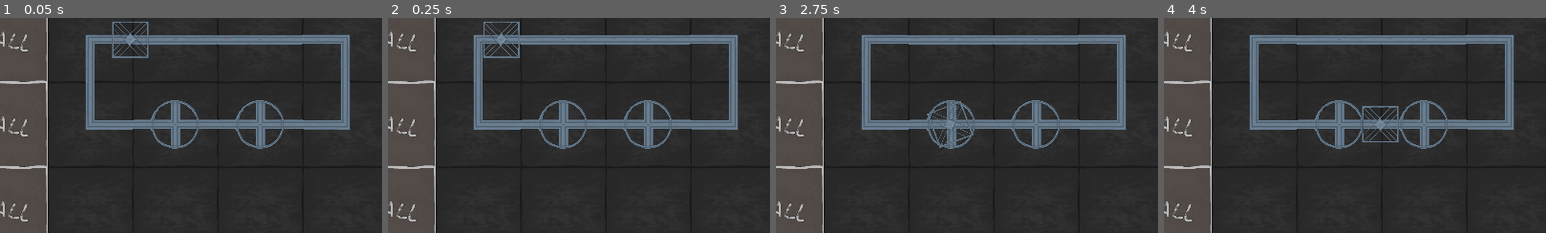
Above: before the commit, frames 1-4 (left to right).
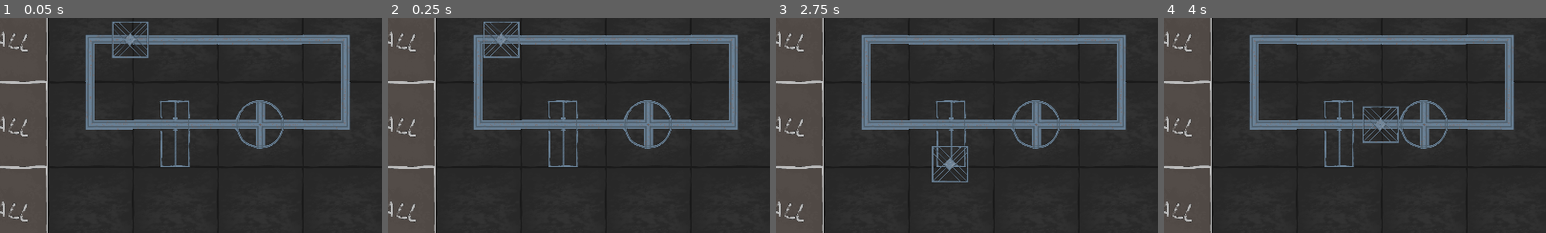
Above: after the commit, the same moments.

Repository: BoringStudio/ldjam54
Game: Godot game, scene res://main.tscn
Two runs of this game, one before a commit and one after it. Both use one fixed random seed, a clock stepped at 60 frames per second and the inputs below.
Inputs:
- Up to frame 1 (0.05 s): no input
- Up to frame 2 (0.25 s): no input
- Up to frame 3 (2.75 s): no input
- Up to frame 4 (4 s): no input
The pictures show only the part of the screen within x 22-72%, y 15-65%; the shares and areas given below are measured in that part.

The runs differ from the first frame. In frame 1, 1.0% of the frame differs, in the area x 39-52%, y 38-70%; in frame 2, 1.0%; in frame 3, 1.7%, in the area x 39-52%, y 38-77%; in frame 4, 1.4%.

Commit message:
Shift platform

Diff:
--- a/prefabs/building_area/building_area.gd
+++ b/prefabs/building_area/building_area.gd
@@ -22,7 +22,7 @@
 
 	_spawn_cell(Vector2i(0, 0), Conveyor.Item.TurnLeft, Conveyor.DIR_LEFT)
 	_spawn_cell(Vector2i(0, 1), Conveyor.Item.TurnLeft, Conveyor.DIR_DOWN)
-	_spawn_cell(Vector2i(1, 1), Conveyor.Item.RotateLeft, Conveyor.DIR_RIGHT)
+	_spawn_cell(Vector2i(1, 1), Conveyor.Item.PushRight, Conveyor.DIR_RIGHT)
 	_spawn_cell(Vector2i(2, 1), Conveyor.Item.RotateRight, Conveyor.DIR_RIGHT)
 	_spawn_cell(Vector2i(3, 1), Conveyor.Item.TurnLeft, Conveyor.DIR_RIGHT)
 	_spawn_cell(Vector2i(3, 0), Conveyor.Item.TurnLeft, Conveyor.DIR_UP)
--- a/prefabs/conveyor/conveyor.gd
+++ b/prefabs/conveyor/conveyor.gd
@@ -23,8 +23,8 @@
 	TurnRight,
 	RotateLeft,
 	RotateRight,
-	# PushRight,
-	# PushLeft,
+	PushRight,
+	PushLeft,
 	# Semaphore,
 }
 
@@ -51,7 +51,7 @@
 func next_tick() -> bool:
 	_tick += 1
 	match ty:
-		Item.RotateLeft, Item.RotateRight:
+		Item.RotateLeft, Item.RotateRight, Item.PushLeft, Item.PushRight:
 			return _tick < 2
 		_:
 			return _tick < 1
@@ -69,6 +69,10 @@
 			_do_move_rotate(tick_time, platform, false)
 		Item.RotateRight:
 			_do_move_rotate(tick_time, platform, true)
+		Item.PushLeft:
+			_do_move_push(tick_time, platform, false)
+		Item.PushRight:
+			_do_move_push(tick_time, platform, true)
 
 
 func _do_move_straight(tick_time: float, platform: Platform):
@@ -96,10 +100,23 @@
 		if tick_time < 0.5:
 			var start_offset = Conveyor.make_direction(Conveyor.make_rot_inv(rot))
 			_set_relative_platform_position(platform, start_offset.lerp(Vector2.ZERO, tick_time * 2))
-		elif right:
-			platform.rotate_right()
 		else:
-			platform.rotate_left()
+			platform.rotate_handle(1 if right else -1)
+	elif tick_time >= 0.5:
+		var end_offset = Conveyor.make_direction(rot)
+		_set_relative_platform_position(platform, Vector2.ZERO.lerp(end_offset, tick_time * 2 - 1))
+
+
+func _do_move_push(tick_time: float, platform: Platform, right: bool):
+	if _tick == 0:
+		if tick_time < 0.5:
+			var start_offset = Conveyor.make_direction(Conveyor.make_rot_inv(rot))
+			_set_relative_platform_position(platform, start_offset.lerp(Vector2.ZERO, tick_time * 2))
+		else:
+			var r = Conveyor.make_rot_right(rot)
+			if not right:
+				r = Conveyor.make_rot_inv(r)
+			platform.shift_handle(Conveyor.make_grid_direction(r))
 	elif tick_time >= 0.5:
 		var end_offset = Conveyor.make_direction(rot)
 		_set_relative_platform_position(platform, Vector2.ZERO.lerp(end_offset, tick_time * 2 - 1))
@@ -127,6 +144,11 @@
 			flip_h = true
 		Item.RotateRight, Item.RotateLeft:
 			tile_index = Vector2(2, 1)
+		Item.PushRight:
+			tile_index = Vector2(3, 1)
+		Item.PushLeft:
+			tile_index = Vector2(3, 1)
+			flip_h = true
 
 	rotation_degrees = 90 * rot
 	texture.region.size = CELL_SIZE
--- a/prefabs/platform/platform.gd
+++ b/prefabs/platform/platform.gd
@@ -2,10 +2,15 @@
 class_name Platform
 
 var _direction: int = 0
+var _shift: Vector2i = Vector2i.ZERO
 
 var _rotating_towards: int = 0
 var _rotating_timer: float = 0.0
 var _rotation_step: int = -1
+
+var _shift_towards: Vector2i = Vector2i.ZERO
+var _shift_timer: float = 0.0
+var _shift_step: int = -1
 
 var _step: int = 0
 
@@ -19,20 +24,48 @@
 
 
 func _process(delta):
-	if _direction != _rotating_towards:
-		var angle_from = _direction * HALF_PI
-		var angle_to = _rotating_towards * HALF_PI
+	_do_rotate(delta)
+	_do_shift(delta)
 
-		if _direction == 3 and _rotating_towards == 0:
-			angle_to += PI2
-		elif _direction == 0 and _rotating_towards == 3:
-			angle_from += PI2
 
-		handle.rotation = lerpf(angle_from, angle_to, _rotating_timer)
-		_rotating_timer += delta
+func _do_rotate(delta: float):
+	if _direction == _rotating_towards:
+		return
 
-		if _rotating_timer >= 1.0:
-			_complete_rotation()
+	var angle_from = _direction * HALF_PI
+	var angle_to = _rotating_towards * HALF_PI
+
+	if _direction == 3 and _rotating_towards == 0:
+		angle_to += PI2
+	elif _direction == 0 and _rotating_towards == 3:
+		angle_from += PI2
+
+	handle.rotation = lerpf(angle_from, angle_to, _rotating_timer)
+	_rotating_timer += delta * Main.simulation_speed
+
+	if _rotating_timer >= 1.0:
+		_complete_rotation()
+
+
+func _do_shift(delta: float):
+	if _shift == _shift_towards:
+		return
+
+	var normalized_shift = Vector2(
+		signi(_shift_towards.x - _shift.x),
+		signi(_shift_towards.y - _shift.y))
+
+	var handle_offset: Vector2
+	if _shift_timer < 0.5:
+		handle_offset = Vector2.ZERO.lerp(normalized_shift, _shift_timer * 2)
+	else:
+		handle_offset = normalized_shift.lerp(Vector2.ZERO, _shift_timer * 2 - 1)
+
+	handle.transform.origin = handle_offset * Conveyor.CELL_SIZE
+
+	_shift_timer += delta * Main.simulation_speed
+	if _shift_timer >= 1.0:
+		_complete_shift()
 
 
 func on_enter_cell(_cell: Conveyor):
@@ -45,21 +78,27 @@
 	pass
 
 
-func rotate_right():
+func rotate_handle(diff: int):
 	if _rotation_step == _step:
 		return
 	_rotation_step = _step
-	_rotating_towards = (_direction + 1) % 4
+	_rotating_towards = (4 + _direction + diff) % 4
 
 
-func rotate_left():
-	if _rotation_step == _step:
+func shift_handle(diff: Vector2i):
+	if _shift_step == _step:
 		return
-	_rotation_step = _step
-	_rotating_towards = (4 + _direction - 1) % 4
+	_shift_step = _step
+	_shift_towards = _shift + diff
 
 
 func _complete_rotation():
 	_direction = _rotating_towards
 	handle.rotation = _direction * HALF_PI
 	_rotating_timer = 0.0
+
+
+func _complete_shift():
+	_shift = _shift_towards
+	handle.transform.origin = Vector2()
+	_shift_timer = 0.0
